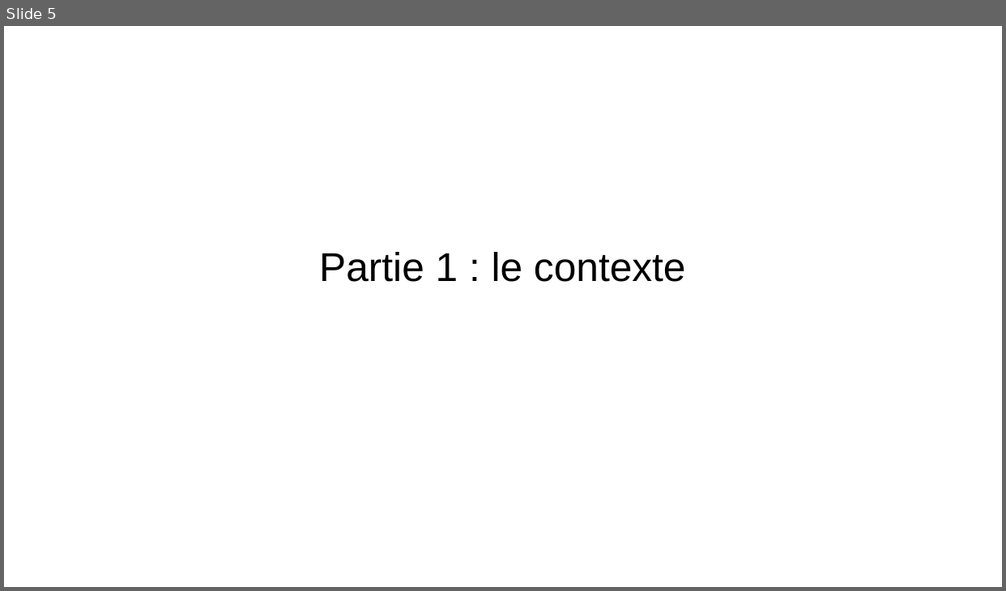
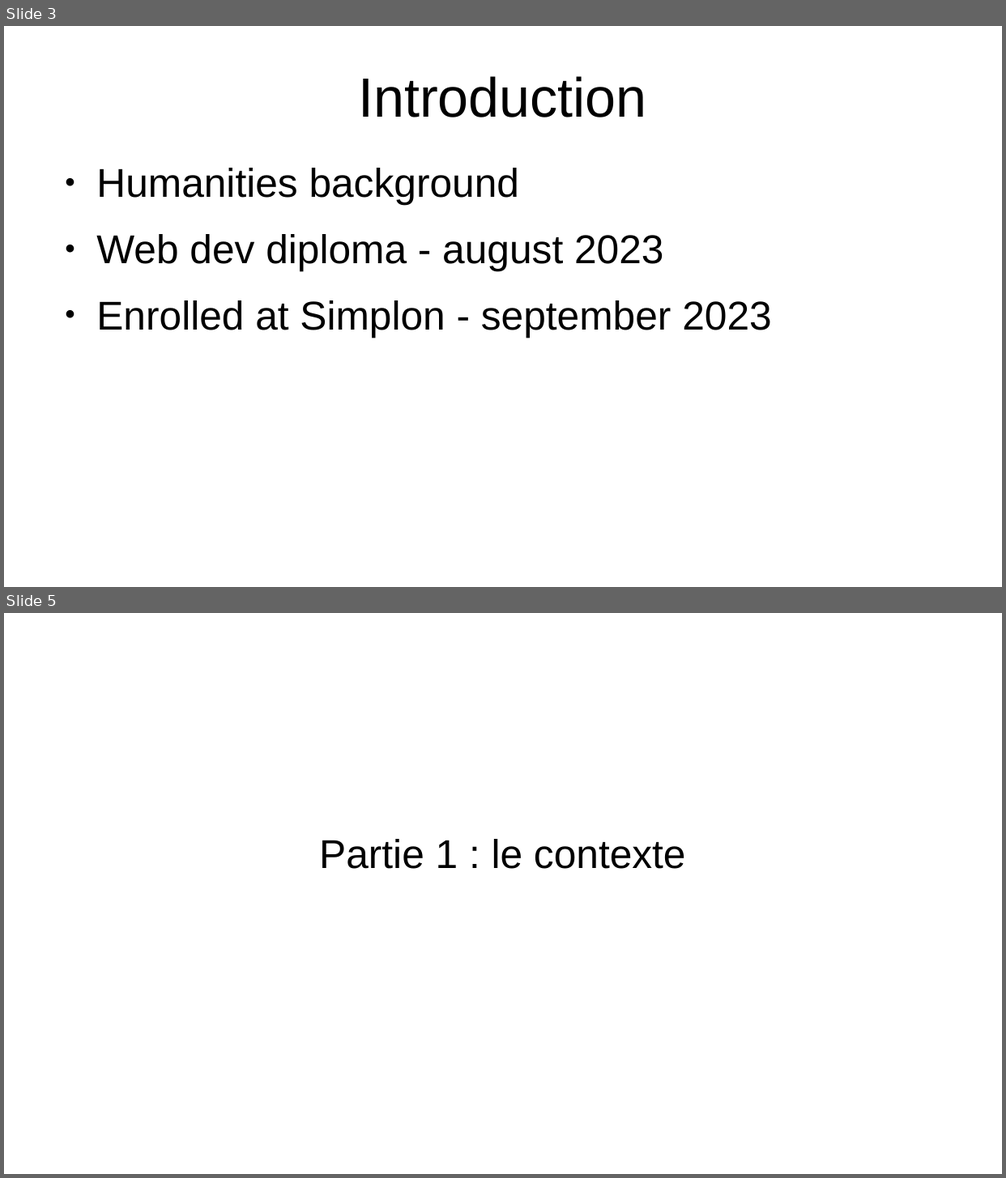
Before and after one commit to EmmaBroudic/Projet-Nooky, a slide deck: doc/Nooky.odp. Shown one above the other, each under a label of ours: slide 5 before the commit, slides 3 and 5 after it; the slides between them are not shown. The pictures are 1006x591 and 1006x1178 pixels, drawn with LibreOffice and Linux fonts; fonts in the diff are those of the drawing. Boxes give left, top, right and bottom in pixels: in the first picture for what was removed or moved away, otherwise in the second. Text is boxed around its words. In the diff, an @@ line names an element or a change of style, - is before the commit and + after.

```diff
--- a/doc/Nooky.odp
+++ b/doc/Nooky.odp
@@ slide 3 added at (4, 26, 1002, 587), background #FFFFFF @@
@@ title added at (358, 76, 647, 118), 44 pt, text #000000 @@
+Introduction
@@ text added at (96, 168, 771, 337), 32 pt, text #000000 @@
+● Humanities background
+● Web dev diploma - august 2023
+● Enrolled at Simplon - september 2023
```
Also in this commit, not shown: 10 slides changed, 2 other slides added, 3 slides removed, 6 other files.
